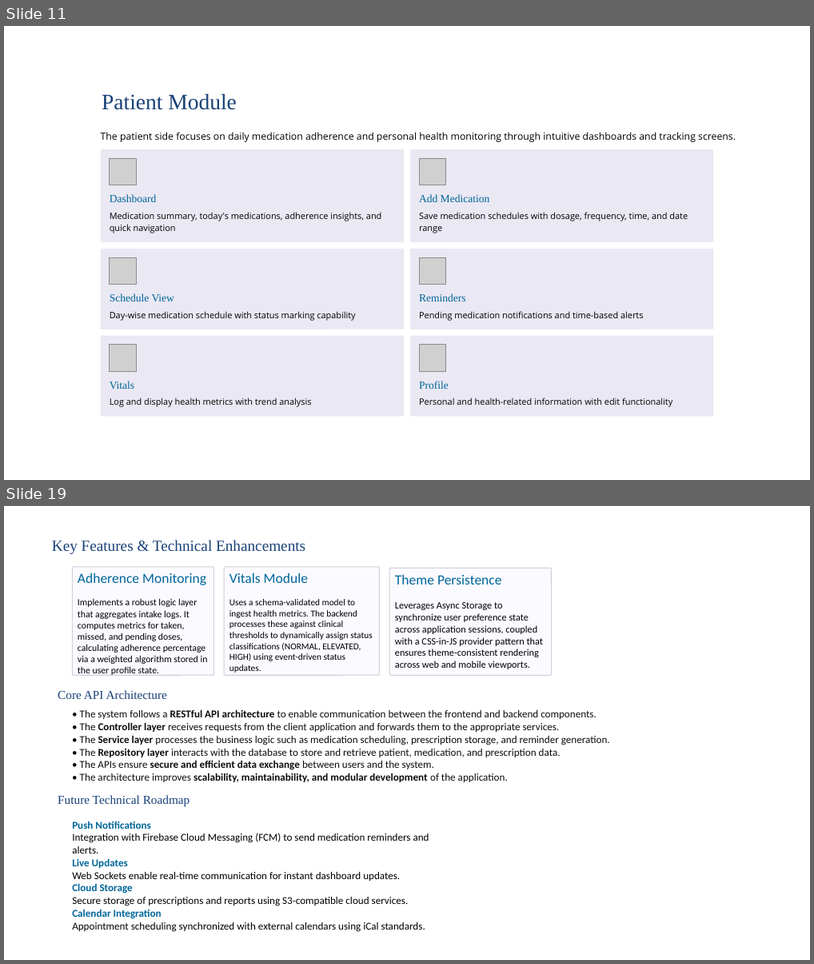
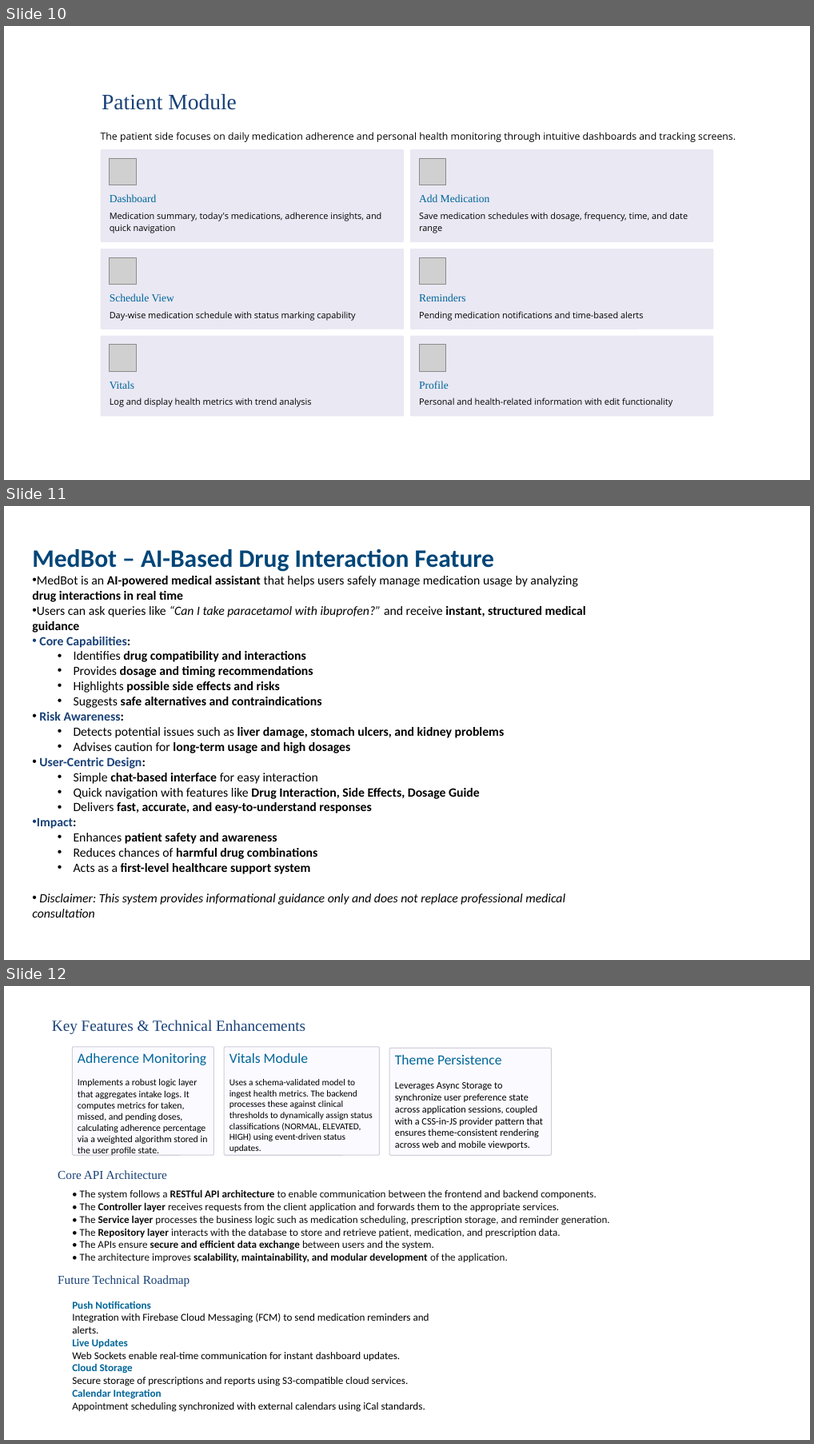
Before and after one commit to nagaraman500-stack/medlink-project, a slide deck: ppt/Medlink PPT.pptx. Shown one above the other, each under a label of ours: slides 11 and 19 before the commit, slides 10, 11 and 12 after it; the slides between them are not shown. The pictures are 814x964 and 814x1444 pixels, drawn with LibreOffice and Linux fonts; fonts in the diff are those of the drawing; grey boxes stand for pictures; background and template pictures are left out. Boxes give left, top, right and bottom in pixels: in the first picture for what was removed or moved away, otherwise in the second. Text is boxed around its words. In the diff, an @@ line names an element or a change of style, - is before the commit and + after.

```diff
--- a/ppt/Medlink PPT.pptx
+++ b/ppt/Medlink PPT.pptx
@@ slide 11 added at box(4, 506, 810, 960), background picture (left out) @@
@@ text added at box(32, 549, 586, 917), 18 pt, text #000000, bold @@
+MedBot – AI-Based Drug Interaction Feature
+• MedBot is an AI-powered medical assistant that helps users safely manage medication usage by analyzing drug interactions in real time
+• Users can ask queries like “Can I take paracetamol with ibuprofen?” and receive instant, structured medical guidance
+• Core Capabilities:
+  • Identifies drug compatibility and interactions
+  • Provides dosage and timing recommendations
+  • Highlights possible side effects and risks
+  • Suggests safe alternatives and contraindications
+• Risk Awareness:
+  • Detects potential issues such as liver damage, stomach ulcers, and kidney problems
+  • Advises caution for long-term usage and high dosages
+• User-Centric Design:
+  • Simple chat-based interface for easy interaction
+  • Quick navigation with features like Drug Interaction, Side Effects, Dosage Guide
+  • Delivers fast, accurate, and easy-to-understand responses
+• Impact:
+  • Enhances patient safety and awareness
+  • Reduces chances of harmful drug combinations
+  • Acts as a first-level healthcare support system
+• Disclaimer: This system provides informational guidance only and does not replace professional medical consultation
@@ what was slide 11 is now slide 10 @@
@@ what was slide 19 is now slide 12 @@
```
Also in this commit, not shown: 3 slides changed, 3 other slides added, 11 slides removed.
